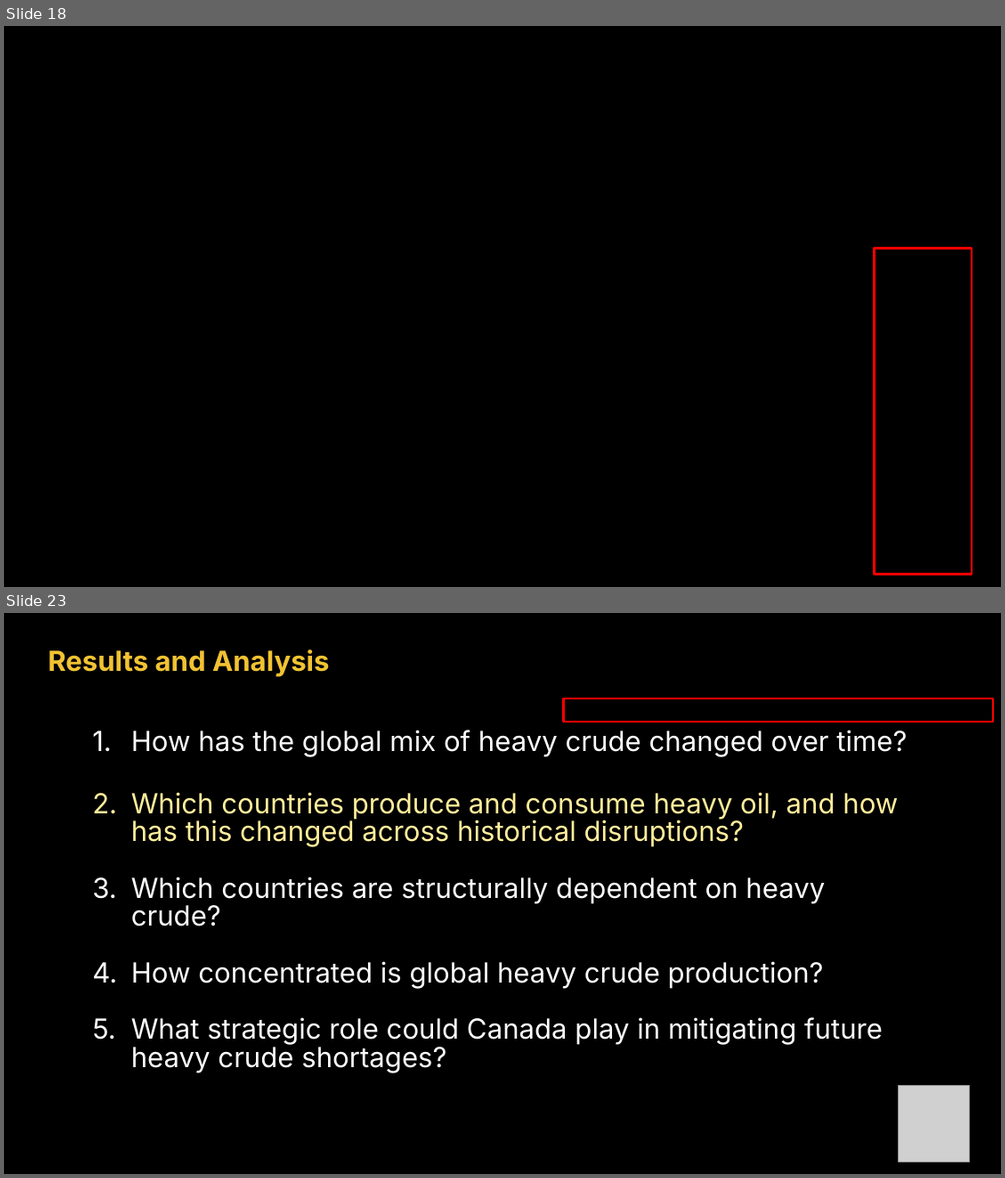
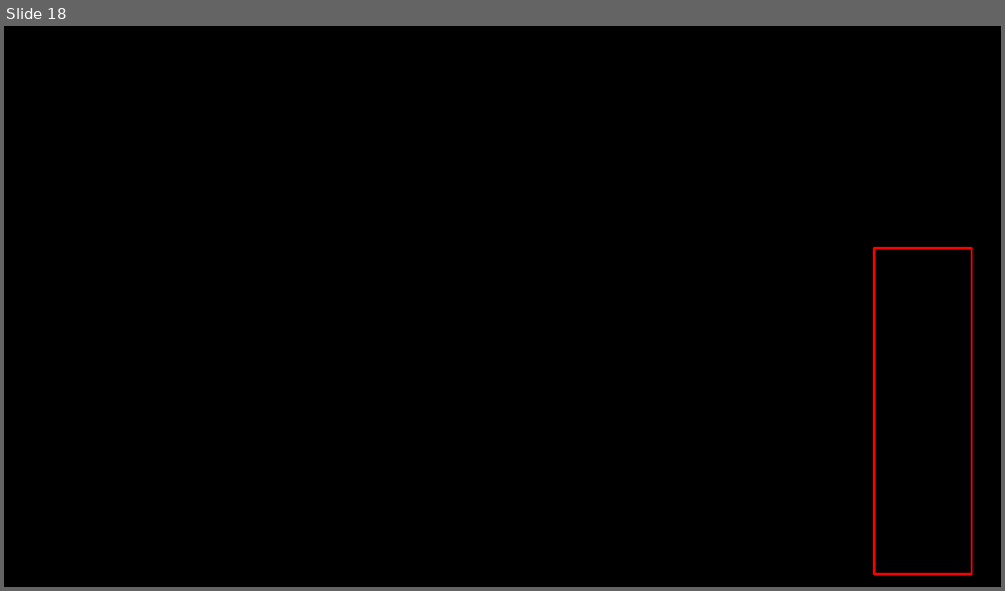
Before and after one commit to ylwong98/Global-Heavy-Oil-Dependence-and-Market-Disruption-Risk, a slide deck: supporting-documents-reports/Global Heavy Oil Dependence and Market Disruption Risk - Presentation.pptx. Shown one above the other, each under a label of ours: slides 18 and 23 before the commit, slide 18 after it; the slides between them are not shown. The pictures are 1005x1178 and 1005x591 pixels, drawn with LibreOffice and Linux fonts; fonts in the diff are those of the drawing; grey boxes stand for pictures; background and template pictures are left out. Boxes give left, top, right and bottom in pixels: in the first picture for what was removed or moved away, otherwise in the second. Text is boxed around its words. In the diff, an @@ line names an element or a change of style, - is before the commit and + after.

```diff
--- a/supporting-documents-reports/Global Heavy Oil Dependence and Market Disruption Risk - Presentation.pptx
+++ b/supporting-documents-reports/Global Heavy Oil Dependence and Market Disruption Risk - Presentation.pptx
@@ slide 23 removed at [4, 613, 1001, 1174], background picture (left out) @@
@@ title removed at [48, 649, 329, 677] @@
-Results and Analysis
@@ rectangle removed at [563, 698, 993, 722] @@
@@ subtitle removed at [131, 730, 906, 1073] @@
-1. How has the global mix of heavy crude changed over time?
-2. Which countries produce and consume heavy oil, and how has this changed across historical disruptions?
-3. Which countries are structurally dependent on heavy crude?
-4. How concentrated is global heavy crude production?
-5. What strategic role could Canada play in mitigating future heavy crude shortages?
@@ picture removed at [898, 1086, 969, 1161] @@
```
Also in this commit, not shown: 6 slides changed, 19 slides added, 18 other slides removed.
